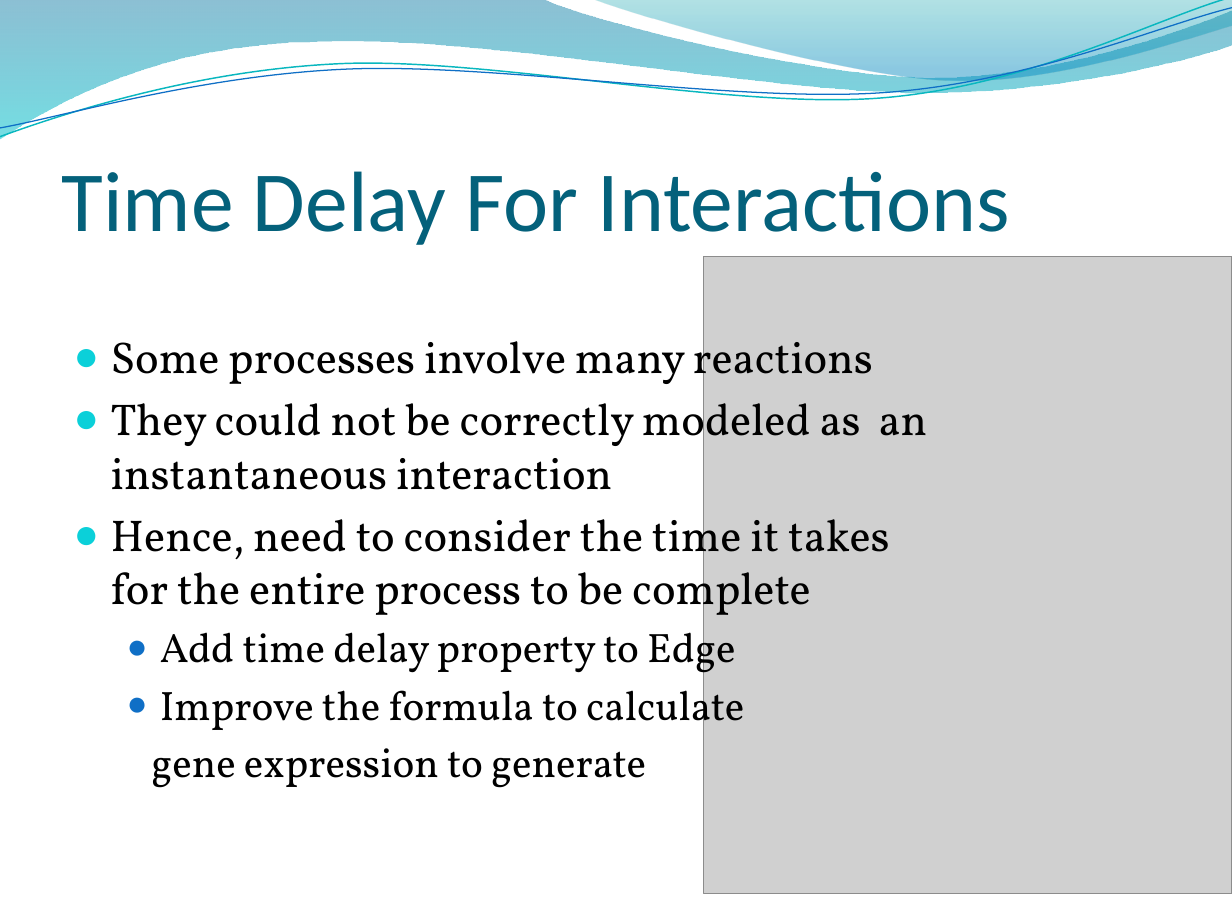
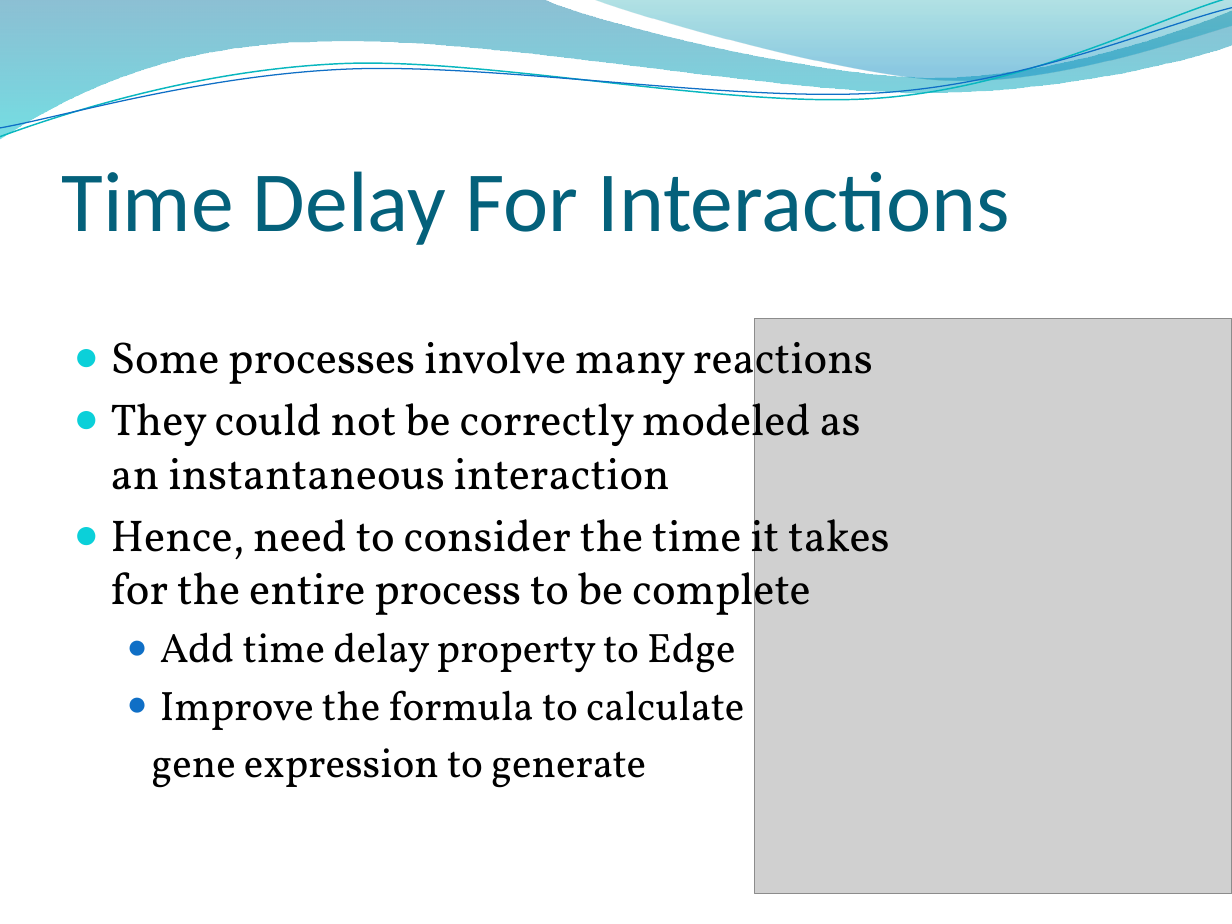
Before and after one commit to linn24/FYP, a slide deck: slide 25 of Documentation/FYP_Oral.pptx (slide 22 before the commit). Drawn at 1232x924 pixels with LibreOffice and Linux fonts; fonts in the diff are those of the drawing; grey boxes stand for pictures; background and template pictures are left out. Boxes give left, top, right and bottom in pixels: in the first picture for what was removed or moved away, otherwise in the second. Text is boxed around its words. In the diff, an @@ line names an element or a change of style, - is before the commit and + after.

```diff
--- a/Documentation/FYP_Oral.pptx
+++ b/Documentation/FYP_Oral.pptx
@@ text "Some processes involve many reactions" rewrapped from <box>111,331,928,788</box> to <box>111,331,890,788</box> @@
@@ picture: place and size @@
-picture at <box>703,256,1232,893</box>
+picture at <box>754,318,1232,893</box>
```
Also in this commit, not shown: 10 other slides changed, 3 slides added.
